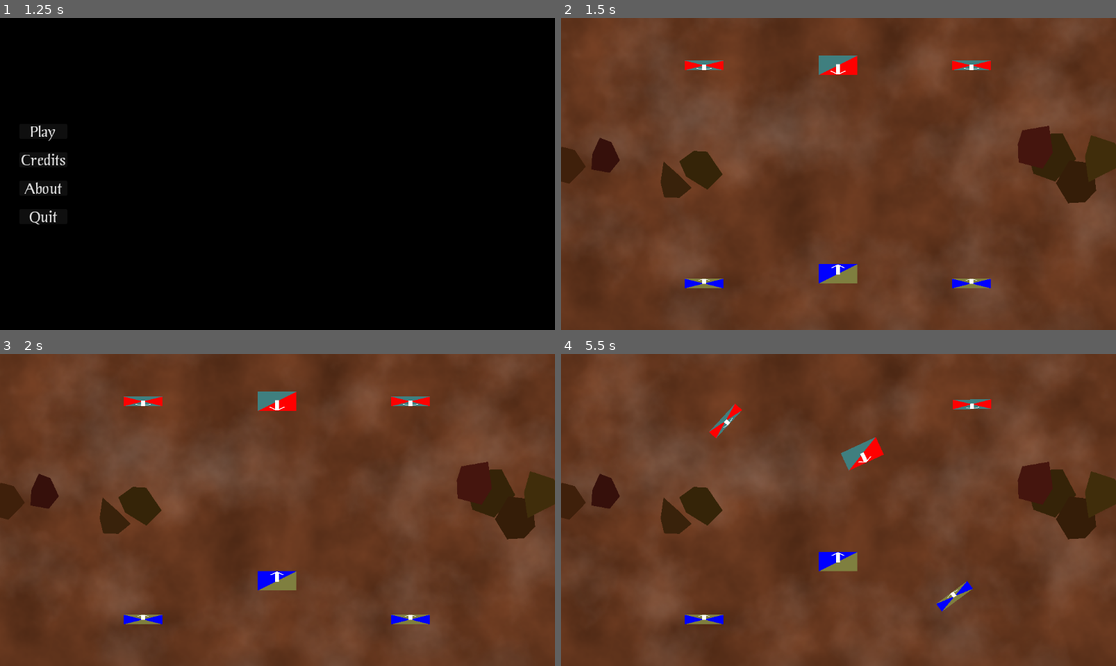
Above: before the commit, frames 1-4 (two rows, left to right).
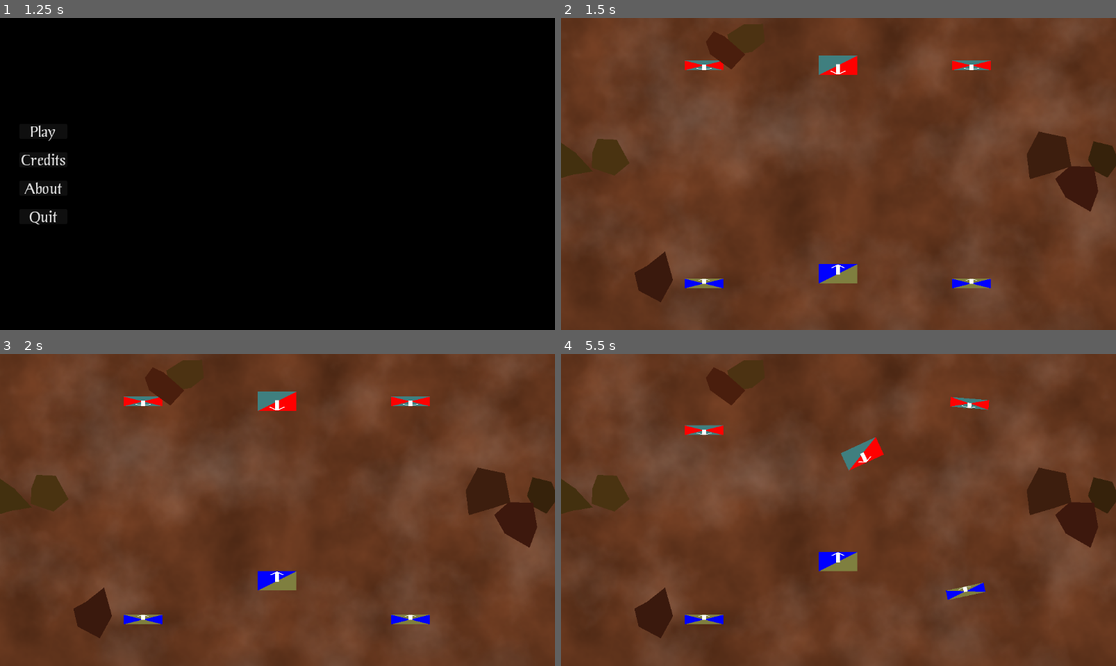
Above: after the commit, the same moments.

Repository: Habidakus/fantasy-battle
Game: Godot game, scene res://Scenes/TopLevelStateMachine.tscn
Two runs of this game, one before a commit and one after it. Both use one fixed random seed, a clock stepped at 60 frames per second and the inputs below.
Inputs (mouse positions are in pixels of both pictures, inside the frame that each line leads up to):
- Up to frame 1 (1.25 s): tap Enter at 0.5 s; move the mouse to (399, 158) at 0.52 s; click (399, 158) at 0.67 s
- Up to frame 2 (1.5 s): click "Play" at 1.25 s
- Up to frame 3 (2 s): no input
- Up to frame 4 (5.5 s): move the mouse to (727, 525) at 2.02 s; click (727, 525) at 2.17 s; move the mouse to (894, 441) at 2.77 s; click (894, 441) at 2.92 s; move the mouse to (810, 572) at 3.52 s; click (810, 572) at 3.67 s; move the mouse to (1005, 556) at 4.27 s; click (1005, 556) at 4.42 s; move the mouse to (672, 463) at 5.02 s; click (672, 463) at 5.17 s

Frame 1 is identical in both runs. In frame 2, 3.6% of the frame differs, in the area x 0-100%, y 2-92%; in frame 3, 3.6%; in frame 4, 4.4%.

Commit message:
Moved rock data into a semi-singleton TerrainData

Diff:
--- a/Scripts/BoardState.gd
+++ b/Scripts/BoardState.gd
@@ -1,7 +1,7 @@
 class_name BoardState extends RefCounted
 
 var _armies : Array[Army]
-var _rocks : Array[Rock]
+var _terrain_data : TerrainData
 var _turn_order : Array[Squad]
 var _jcounter : JCounter = JCounter.Create("BoardState")
 var _in_combat : Array[int] = []
@@ -14,12 +14,12 @@
 			ret_val._turn_order.append(squad.Clone())
 	for entry in _in_combat:
 		ret_val._in_combat.append(entry)
-	ret_val._rocks = _rocks
+	ret_val._terrain_data = _terrain_data
 	return ret_val
 
-func Config(armies : Array[Army], rocks : Array[Rock], in_combat : Array[int]) -> void:
+func Config(armies : Array[Army], terrain_data : TerrainData, in_combat : Array[int]) -> void:
 	_armies = armies
-	_rocks = rocks
+	_terrain_data = terrain_data
 	for army : Army in _armies:
 		assert(!army._squads.is_empty())
 		for squad : Squad in army._squads:
@@ -64,7 +64,7 @@
 	return []
 
 func GenerateGameState(squad : Squad) -> GameState:
-	return GameState.Create(squad, _armies, _rocks, _in_combat)
+	return GameState.Create(squad, _armies, _terrain_data, _in_combat)
 
 func GetOpposingController(controller : ArmyController) -> ArmyController:
 	assert(_armies.size() == 2)
@@ -125,18 +125,10 @@
 					if new_length < shortened_length:
 						shortened_length = new_length
 						collision_type = CollisionType.ALLY if squad.GetArmy().GetController() == travelling_squad.GetArmy().GetController() else CollisionType.ENEMY
-	for rock : Rock in _rocks:
-		var rock_point_count : int = rock._points.size()
-		for rock_point_index : int in range(rock_point_count):
-			var rp1 : Vector2 = rock._points[rock_point_index] + rock.position
-			var rp2 : Vector2 = rock._points[(rock_point_index + 1) % rock_point_count] + rock.position
-			for point_index in range(point_count):
-				var hit_point = Geometry2D.segment_intersects_segment(points[point_index], dest_points[point_index], rp1, rp2)
-				if hit_point != null:
-					var new_length : float = (hit_point - points[point_index]).length()
-					if new_length < shortened_length:
-						shortened_length = new_length
-						collision_type = CollisionType.TERRAIN
+	var terrain_collision_dist : float = _terrain_data.CheckForCollision(points, dest_points)
+	if terrain_collision_dist < shortened_length:
+		shortened_length = terrain_collision_dist
+		collision_type = CollisionType.TERRAIN
 	if shortened_length > travel_length:
 		return [destination, collision_type]
 	else:
--- a/Scripts/GameState.gd
+++ b/Scripts/GameState.gd
@@ -7,10 +7,10 @@
 var _rnd : RandomNumberGenerator = RandomNumberGenerator.new() # We should implement something deterministic for negamax to use
 var _jcounter : JCounter = JCounter.Create("GameState")
 
-static func Create(squad : Squad, armies : Array[Army], rocks : Array[Rock], in_combat : Array[int]) -> GameState:
+static func Create(squad : Squad, armies : Array[Army], terrain_data : TerrainData, in_combat : Array[int]) -> GameState:
 	var ret_val : GameState = GameState.new()
 	ret_val._squad = squad
-	ret_val._board_state.Config(armies, rocks, in_combat)
+	ret_val._board_state.Config(armies, terrain_data, in_combat)
 	ret_val._invoking_controller = squad.GetArmy().GetController()
 	ret_val._current_controller = ret_val._invoking_controller
 	assert(ret_val._invoking_controller is AIArmyController)
--- a/Scripts/Squad.gd
+++ b/Scripts/Squad.gd
@@ -106,6 +106,9 @@
 		ret_val.append(dir * distance + mid_edge)
 	return ret_val
 
+func GetRadiiSquared() -> float:
+	var daw : Vector2 = GetDepthAndWidth() / 2.0
+	return daw.x * daw.x + daw.y * daw.y
 
 func GetLeadingEdgeAtRotation(angle : float) -> Array[Vector2]:
 	var dims : Vector2 = GetDepthAndWidth() / 2.0
--- a/Scripts/StatePlay.gd
+++ b/Scripts/StatePlay.gd
@@ -7,6 +7,7 @@
 @export var corpse_textures : Array[Texture2D]
 
 var _turn_engine : TurnEngine
+var _terrain_data : TerrainData = TerrainData.new()
 var _ground_parallax_layer : ParallaxLayer
 var _mist_parallax_layer : ParallaxLayer
 var _mist_direction : float
@@ -16,7 +17,6 @@
 var rnd : RandomNumberGenerator = RandomNumberGenerator.new()
 var _armies : Array[Army]
 var _visible_squads : Dictionary = {}
-var _rocks : Array[Rock]
 # screen x: 20 to 1130
 # screen y: 23 to 627
 
@@ -37,6 +37,7 @@
 	_armies[1].SetColor(Color.BLUE)
 
 	const squads_per_army : int = 3
+	var squadsAndRadiiSquared : Array
 	for army : Army in _armies:
 		army.SetController(AIArmyController.new())
 		var dy = 1 if army == _armies[0] else 7
@@ -49,6 +50,8 @@
 			s.position.x = 20 + (1 + i) * (1130 - 20) / float(squads_per_army + 1)
 			s.position.y = 23 + (0 + dy) * (627 - 23) / 8.0
 			s.rotation = rot
+			var radiiSquared : float = s.GetRadiiSquared()
+			squadsAndRadiiSquared.append([s.position, radiiSquared])
 			var vs : VisibleSquad = visible_squad_scene.instantiate() as VisibleSquad
 			_visible_squads[s.id] = vs
 			add_child(vs)
@@ -56,40 +59,8 @@
 			#print("%d: %s %s" % [ s.id, army.GetPrimaryColor(), army.GetSecondaryColor()])
 			UpdateSquad(s)
 
-	_place_terrain()
-
-	_turn_engine.Config(_armies, _rocks, self, [])
-
-func _place_terrain() -> void:
-	var poss : Array = []
-	for r : int in range(25):
-		var loc : Vector2i
-		var close_to_squad : bool = true
-		while close_to_squad:
-			loc = Vector2i(rnd.randi() % 1150, rnd.randi() % 600)
-			close_to_squad = false
-			for army : Army in _armies:
-				for squad : Squad in army._squads:
-					if squad.position.distance_squared_to(loc) < (75 * 75):
-						close_to_squad = true
-		poss.append([loc, -1])
-	for r1 : int in range(25):
-		var p1 : Vector2i = poss[r1][0]
-		var mind : int = 1135 * 1135 * 2
-		for r2 : int in range(25):
-			if r1 == r2:
-				continue
-			var p2 : Vector2i = poss[r2][0]
-			var d : int = p1.distance_squared_to(p2)
-			if d < mind:
-				mind = d
-		poss[r1][1] = mind
-
-	poss.sort_custom(func(a,b) : return a[1] < b[1])
-	for r : int in range(8):
-		var rock : Rock = Rock.Create(rnd, poss[r][0])
-		add_child(rock)
-		_rocks.append(rock)
+	_terrain_data.Setup(rnd, squadsAndRadiiSquared, self)
+	_turn_engine.Config(_armies, _terrain_data, self, [])
 
 func UpdateSquad(squad : Squad) -> void:
 	if not _visible_squads.has(squad.id):
--- /dev/null
+++ b/Scripts/TerrainData.gd
@@ -0,0 +1,49 @@
+class_name TerrainData extends RefCounted
+
+var _rocks : Array[Rock]
+
+func Setup(rnd : RandomNumberGenerator, squadsAndRadiiSquared : Array, parent : Control) -> void:
+	var poss : Array = []
+	for r : int in range(25):
+		var loc : Vector2i
+		var close_to_squad : bool = true
+		while close_to_squad:
+			loc = Vector2i(rnd.randi() % 1150, rnd.randi() % 600)
+			close_to_squad = false
+			for sar : Array in squadsAndRadiiSquared:
+				if sar[0].distance_squared_to(loc) < sar[1]:
+					close_to_squad = true
+		poss.append([loc, -1])
+	for r1 : int in range(25):
+		var p1 : Vector2i = poss[r1][0]
+		var mind : int = 1135 * 1135 * 2
+		for r2 : int in range(25):
+			if r1 == r2:
+				continue
+			var p2 : Vector2i = poss[r2][0]
+			var d : int = p1.distance_squared_to(p2)
+			if d < mind:
+				mind = d
+		poss[r1][1] = mind
+
+	poss.sort_custom(func(a,b) : return a[1] < b[1])
+	for r : int in range(8):
+		var rock : Rock = Rock.Create(rnd, poss[r][0])
+		_rocks.append(rock)
+		parent.add_child(rock)
+
+func CheckForCollision(points : Array[Vector2], dest_points : Array[Vector2]) -> float:
+	var shortened_length : float = 1130 * 1130 + 600 * 600
+	var point_count : int = points.size()
+	for rock : Rock in _rocks:
+		var rock_point_count : int = rock._points.size()
+		for rock_point_index : int in range(rock_point_count):
+			var rp1 : Vector2 = rock._points[rock_point_index] + rock.position
+			var rp2 : Vector2 = rock._points[(rock_point_index + 1) % rock_point_count] + rock.position
+			for point_index in range(point_count):
+				var hit_point = Geometry2D.segment_intersects_segment(points[point_index], dest_points[point_index], rp1, rp2)
+				if hit_point != null:
+					var new_length : float = (hit_point - points[point_index]).length()
+					if new_length < shortened_length:
+						shortened_length = new_length
+	return shortened_length
--- a/Scripts/TurnEngine.gd
+++ b/Scripts/TurnEngine.gd
@@ -5,8 +5,8 @@
 var _state_play : StatePlay
 var _jcounter : JCounter = JCounter.Create("TurnEngine")
 
-func Config(armies : Array[Army], rocks : Array[Rock], state_play : StatePlay, in_combat : Array[int]) -> void:
-	_board_state.Config(armies, rocks, in_combat)
+func Config(armies : Array[Army], terrain_data : TerrainData, state_play : StatePlay, in_combat : Array[int]) -> void:
+	_board_state.Config(armies, terrain_data, in_combat)
 	_state_play = state_play
 	for army : Army in armies:
 		army.GetController().RegisterTurnEngine(self)
Not shown, added: Scripts/TerrainData.gd.uid
